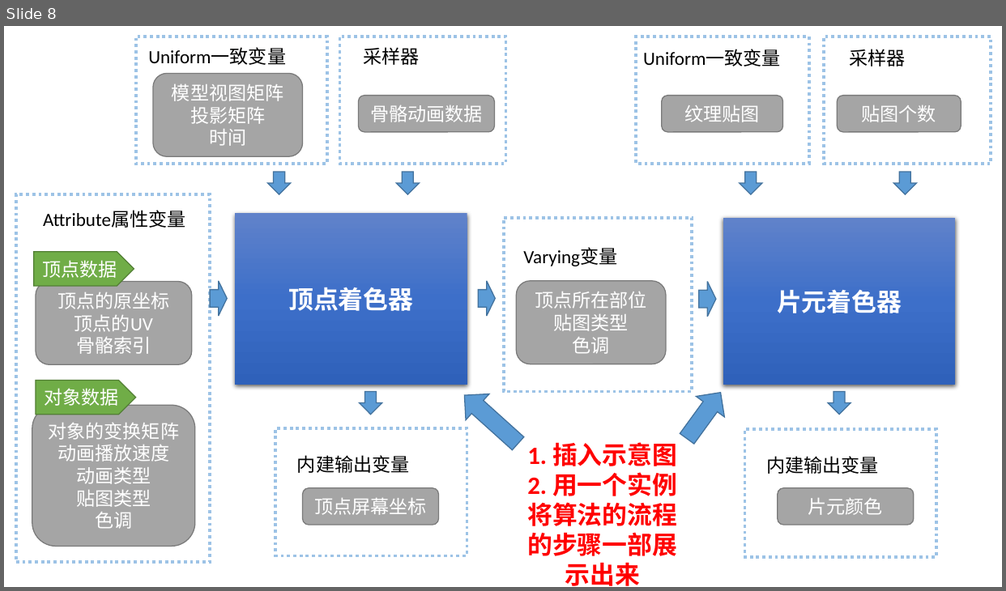
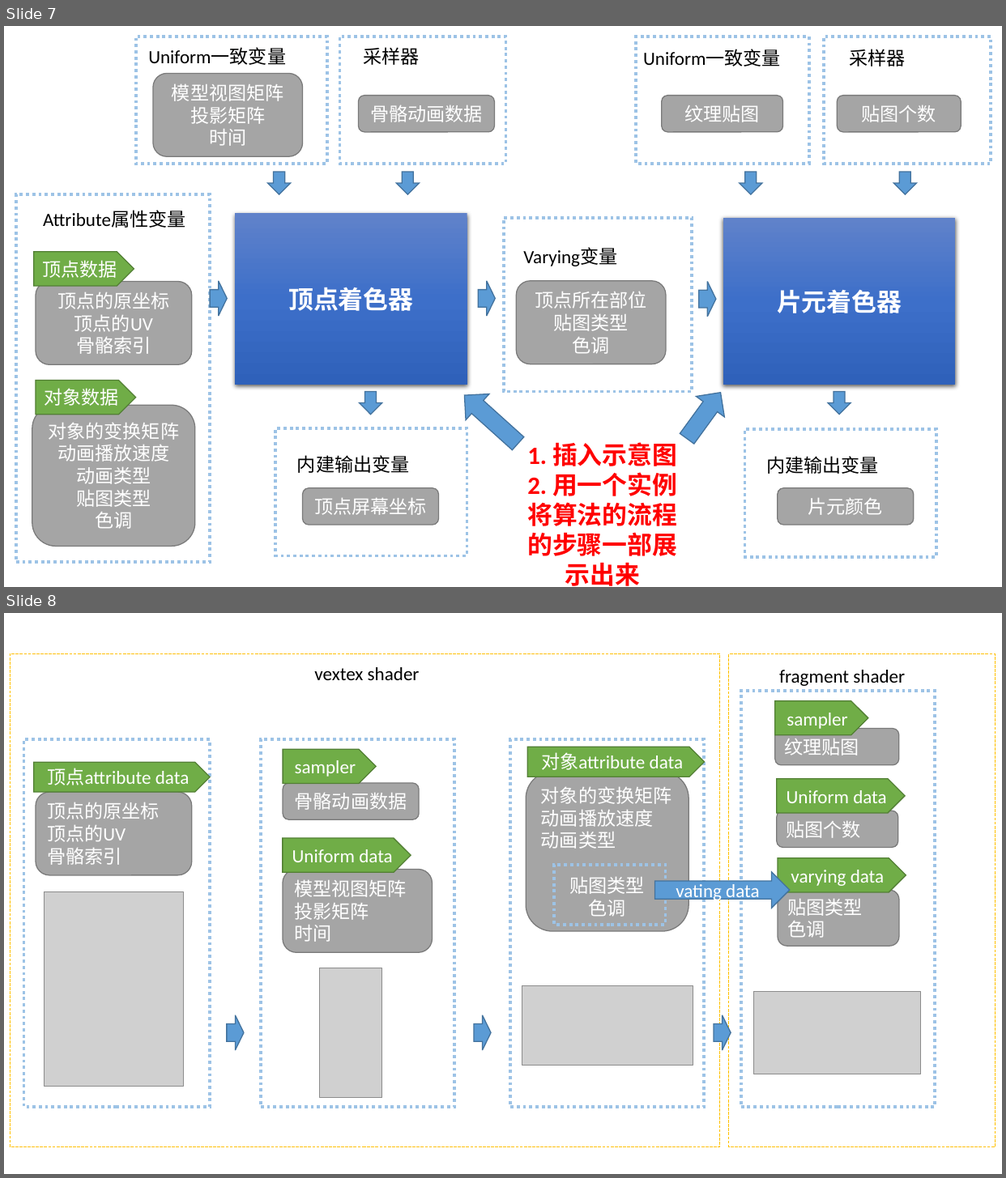
Before and after one commit to bigOrange123456789/paper, a slide deck: PPT/shader处理流程图-20210209.pptx. Shown one above the other, each under a label of ours: slide 8 before the commit, slides 7 and 8 after it. The pictures are 1006x591 and 1006x1178 pixels, drawn with LibreOffice and Linux fonts; fonts in the diff are those of the drawing; grey boxes stand for pictures. Boxes give left, top, right and bottom in pixels: in the first picture for what was removed or moved away, otherwise in the second. Text is boxed around its words. In the diff, an @@ line names an element or a change of style, - is before the commit and + after.

```diff
--- a/PPT/shader处理流程图-20210209.pptx
+++ b/PPT/shader处理流程图-20210209.pptx
@@ slide 8 added at bbox=[4, 613, 1002, 1174], background #FFFFFF @@
@@ rectangle added at bbox=[10, 654, 720, 1148], outline #FFC000 1 pt dashed @@
@@ rectangle added at bbox=[729, 654, 995, 1148], outline #FFC000 1 pt dashed @@
@@ text added at bbox=[314, 667, 420, 680], 18 pt, text #000000 @@
+vextex shader
@@ text added at bbox=[779, 670, 905, 686], 18 pt, text #000000 @@
+fragment shader
@@ rectangle added at bbox=[740, 691, 935, 1108], outline #9DC3E6 3 pt dashed @@
@@ pentagon arrow added at bbox=[775, 701, 868, 736], fill #70AD47, outline #538035 1 pt, 18 pt, text #FFFFFF @@
+sampler
@@ rounded rectangle added at bbox=[775, 728, 898, 765], fill #A5A5A5, outline #7A7A7A 1 pt, 18 pt, text #FFFFFF @@
+纹理贴图
@@ rectangle added at bbox=[24, 739, 211, 1107], outline #9DC3E6 3 pt dashed @@
@@ rectangle added at bbox=[261, 739, 454, 1107], outline #9DC3E6 3 pt dashed @@
@@ pentagon arrow added at bbox=[283, 749, 375, 784], fill #70AD47, outline #538035 1 pt, 18 pt, text #FFFFFF @@
+sampler
@@ rectangle added at bbox=[510, 739, 704, 1107], outline #9DC3E6 3 pt dashed @@
@@ pentagon arrow added at bbox=[527, 747, 704, 777], fill #70AD47, outline #538035 1 pt, 18 pt, text #FFFFFF @@
+对象attribute data
@@ pentagon arrow added at bbox=[34, 762, 210, 792], fill #70AD47, outline #538035 1 pt, 18 pt, text #FFFFFF @@
+顶点attribute data
@@ rounded rectangle added at bbox=[526, 772, 689, 931], fill #A5A5A5, outline #7A7A7A 1 pt, 18 pt, text #FFFFFF @@
+对象的变换矩阵
+动画播放速度
+动画类型
+贴图类型
+色调
@@ pentagon arrow added at bbox=[777, 779, 905, 814], fill #70AD47, outline #538035 1 pt, 18 pt, text #FFFFFF @@
+Uniform data
@@ rounded rectangle added at bbox=[36, 792, 192, 875], fill #A5A5A5, outline #7A7A7A 1 pt, 18 pt, text #FFFFFF @@
+顶点的原坐标
+顶点的UV
+骨骼索引
@@ rounded rectangle added at bbox=[283, 783, 419, 820], fill #A5A5A5, outline #7A7A7A 1 pt, 18 pt, text #FFFFFF @@
+骨骼动画数据
@@ rounded rectangle added at bbox=[777, 811, 898, 847], fill #A5A5A5, outline #7A7A7A 1 pt, 18 pt, text #FFFFFF @@
+贴图个数
@@ pentagon arrow added at bbox=[283, 838, 411, 873], fill #70AD47, outline #538035 1 pt, 18 pt, text #FFFFFF @@
+Uniform data
@@ rounded rectangle added at bbox=[283, 869, 432, 952], fill #A5A5A5, outline #7A7A7A 1 pt, 18 pt, text #FFFFFF @@
+模型视图矩阵
+投影矩阵
+时间
@@ rectangle added at bbox=[554, 865, 666, 925], outline #9DC3E6 3 pt dashed @@
@@ right arrow added at bbox=[655, 872, 790, 908], fill #5B9BD5, outline #43739E 1 pt, 18 pt, text #FFFFFF @@
+vating data
@@ pentagon arrow added at bbox=[778, 858, 906, 893], fill #70AD47, outline #538035 1 pt, 18 pt, text #FFFFFF @@
+varying data
@@ picture added at bbox=[44, 892, 183, 1086] @@
@@ rounded rectangle added at bbox=[778, 890, 899, 946], fill #A5A5A5, outline #7A7A7A 1 pt, 18 pt, text #FFFFFF @@
+贴图类型
+色调
@@ picture added at bbox=[320, 968, 382, 1097] @@
@@ picture added at bbox=[522, 986, 693, 1065] @@
@@ picture added at bbox=[753, 992, 920, 1074] @@
@@ right arrow added at bbox=[227, 1016, 245, 1051], fill #5B9BD5, outline #43739E 1 pt @@
@@ right arrow added at bbox=[474, 1016, 492, 1051], fill #5B9BD5, outline #43739E 1 pt @@
@@ right arrow added at bbox=[714, 1016, 731, 1051], fill #5B9BD5, outline #43739E 1 pt @@
@@ what was slide 8 is now slide 7 @@
```
Also in this commit, not shown: 1 slide removed, 3 other files.
